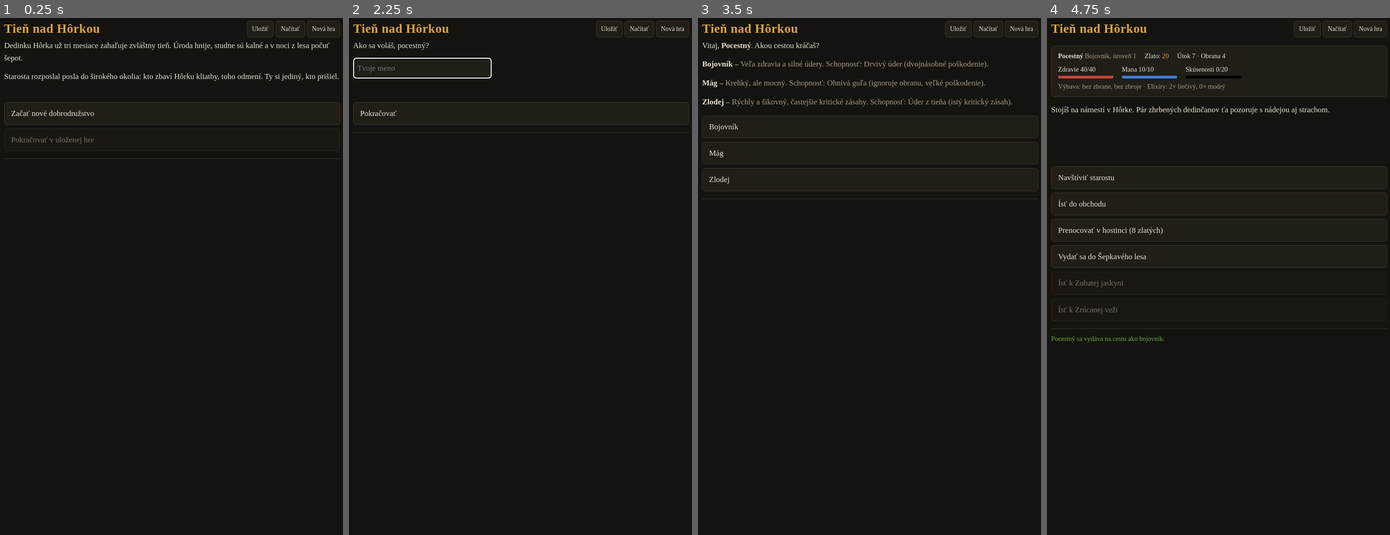
Above: before the commit, frames 1-4 (left to right).
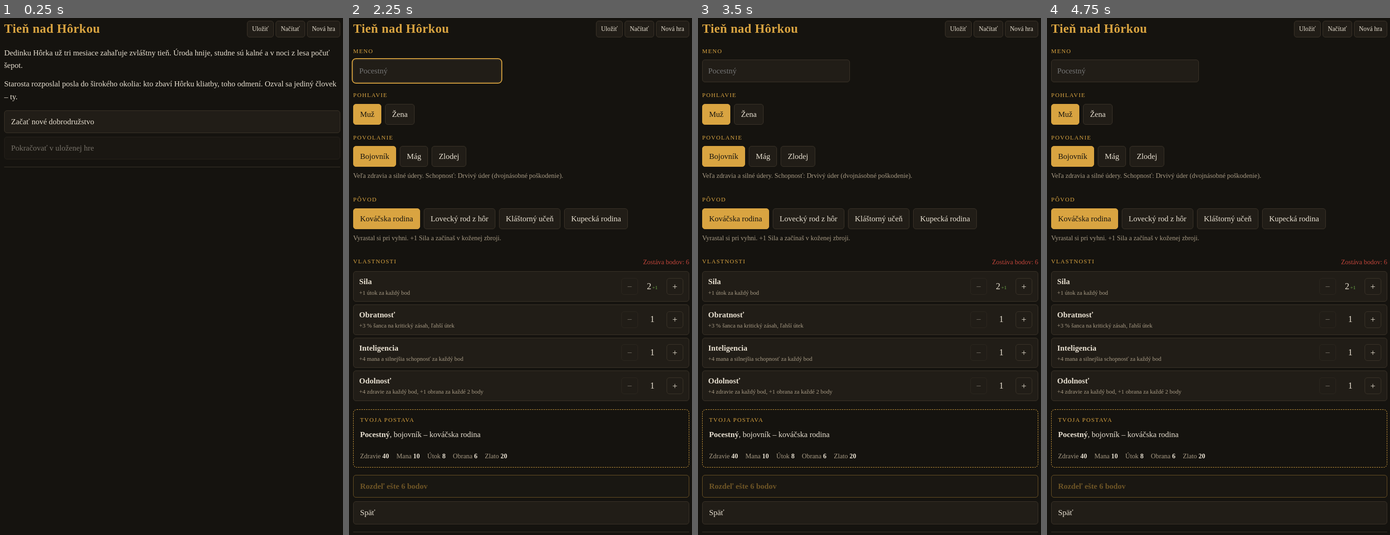
Above: after the commit, the same moments.

Repository: VajcorodTSM/Game
Game: browser game, page index.html
Same seed, same stepped clock (60 frames per second), same inputs: the game is played once before the commit and once after it.
Inputs:
- Up to frame 1 (0.25 s): no input
- Up to frame 2 (2.25 s): hold Down 1.03-1.3 s; tap Space at 1.1, 1.6, 2.1 s; hold Down 1.35-1.68 s; hold Down 1.73-2 s; click "Začať nové dobrodružstvo" at 2.02 s; hold Down from 2.05 s (still down)
- Up to frame 3 (3.5 s): release Down at 2.38 s; hold Down 2.43-2.7 s; tap Enter at 2.52 s; tap Space at 2.6, 3.1 s; hold Down 2.75-3.08 s; hold Down 3.13-3.4 s; hold Down from 3.45 s (still down)
- Up to frame 4 (4.75 s): tap Space at 3.6, 4.1, 4.6 s; release Down at 3.78 s; hold Down 3.83-4.1 s; hold Down 4.15-4.48 s; click "Bojovník" at 4.52 s; hold Down from 4.53 s (still down)

The runs differ from the first frame. In frame 1, 2.5% of the frame differs, in the area x 1-100%, y 4-29%; in frame 2, 5.9%; in frame 3, 6.9%; in frame 4, 7.5%, in the area x 1-100%, y 5-100%.

Commit message:
Pridať tvorbu postavy
Meno, pohlavie, povolanie, pôvod s bonusom a rozdelenie bodov do
vlastností so živým náhľadom. Vlastnosti ovplyvňujú súboj a texty
sa prispôsobujú pohlaviu postavy.

Co-Authored-By: Claude Opus 5.5 <noreply@anthropic.com>
Claude-Session: https://claude.ai/code/session_01HgpSTP9t9xnbA9kzDFUfaJ

Diff:
--- a/game.js
+++ b/game.js
@@ -10,22 +10,60 @@
 
 const CLASSES = {
   bojovnik: {
-    name: "Bojovník",
+    name: "Bojovník", nameF: "Bojovníčka",
     desc: "Veľa zdravia a silné údery. Schopnosť: Drvivý úder (dvojnásobné poškodenie).",
     hp: 40, mp: 10, atk: 7, def: 4,
     skill: { name: "Drvivý úder", cost: 4 },
   },
   mag: {
-    name: "Mág",
-    desc: "Krehký, ale mocný. Schopnosť: Ohnivá guľa (ignoruje obranu, veľké poškodenie).",
+    name: "Mág", nameF: "Mágička",
+    desc: "Málo zdravia, ale ničivé kúzla. Schopnosť: Ohnivá guľa (ignoruje obranu, veľké poškodenie).",
     hp: 26, mp: 30, atk: 4, def: 2,
     skill: { name: "Ohnivá guľa", cost: 6 },
   },
   zlodej: {
-    name: "Zlodej",
-    desc: "Rýchly a šikovný, častejšie kritické zásahy. Schopnosť: Úder z tieňa (istý kritický zásah).",
+    name: "Zlodej", nameF: "Zlodejka",
+    desc: "Rýchlosť a šikovnosť, častejšie kritické zásahy. Schopnosť: Úder z tieňa (istý kritický zásah).",
     hp: 32, mp: 16, atk: 6, def: 3,
     skill: { name: "Úder z tieňa", cost: 5 },
+  },
+};
+
+const ATTRS = {
+  sila: { name: "Sila", desc: "+1 útok za každý bod" },
+  obratnost: { name: "Obratnosť", desc: "+3 % šanca na kritický zásah, ľahší útek" },
+  inteligencia: { name: "Inteligencia", desc: "+4 mana a silnejšia schopnosť za každý bod" },
+  odolnost: { name: "Odolnosť", desc: "+4 zdravie za každý bod, +1 obrana za každé 2 body" },
+};
+const ATTR_BASE = 1;
+const ATTR_MAX = 5;
+const ATTR_POINTS = 6;
+
+const ORIGINS = {
+  kovac: {
+    name: "Kováčska rodina",
+    desc: "Vyrastal si pri vyhni. +1 Sila a začínaš v koženej zbroji.",
+    descF: "Vyrastala si pri vyhni. +1 Sila a začínaš v koženej zbroji.",
+    attr: "sila",
+    apply: (s) => { s.armor = "kozena"; },
+  },
+  lovec: {
+    name: "Lovecký rod z hôr",
+    desc: "Poznáš stopy aj byliny. +1 Obratnosť a 2 liečivé elixíry navyše.",
+    attr: "obratnost",
+    apply: (s) => { s.inv.liek += 2; },
+  },
+  klastor: {
+    name: "Kláštorný učeň",
+    desc: "Roky si študoval staré knihy. +1 Inteligencia a 2 modré elixíry.",
+    descF: "Roky si študovala staré knihy. +1 Inteligencia a 2 modré elixíry.",
+    attr: "inteligencia",
+    apply: (s) => { s.inv.mana += 2; },
+  },
+  kupec: {
+    name: "Kupecká rodina",
+    desc: "Peniaze otvárajú dvere. Začínaš so 60 zlatými namiesto 20.",
+    apply: (s) => { s.gold += 40; },
   },
 };
 
@@ -79,6 +117,9 @@
 const $ = (id) => document.getElementById(id);
 const rand = (a, b) => a + Math.floor(Math.random() * (b - a + 1));
 const xpNeeded = (lvl) => 20 + (lvl - 1) * 25;
+const g = (m, f) => (state && state.gender === "f" ? f : m);
+const attr = (k) => (state && state.attrs ? state.attrs[k] : ATTR_BASE);
+const className = (s) => (s.gender === "f" ? CLASSES[s.cls].nameF : CLASSES[s.cls].name);
 
 function totalAtk() {
   return state.atk + (state.weapon ? ITEMS[state.weapon].atk : 0);
@@ -107,7 +148,7 @@
   const pct = (a, b) => Math.max(0, Math.min(100, (a / b) * 100));
   el.innerHTML = `
     <div class="stat-row">
-      <div><strong>${escapeHtml(s.name)}</strong> <span class="muted">${CLASSES[s.cls].name}, úroveň ${s.level}</span></div>
+      <div><strong>${escapeHtml(s.name)}</strong> <span class="muted">${className(s)}${s.origin ? ` (${ORIGINS[s.origin].name})` : ""}, úroveň ${s.level}</span></div>
       <div>Zlato: <span style="color:var(--accent)">${s.gold}</span></div>
       <div>Útok ${totalAtk()} · Obrana ${totalDef()}</div>
     </div>
@@ -117,6 +158,9 @@
       <div>Skúsenosti ${s.xp}/${xpNeeded(s.level)}<div class="bar xp"><span style="width:${pct(s.xp, xpNeeded(s.level))}%"></span></div></div>
     </div>
     <div class="muted" style="margin-top:6px">
+      ${Object.entries(ATTRS).map(([k, a]) => `${a.name} ${attr(k)}`).join(" · ")}
+    </div>
+    <div class="muted">
       Výbava: ${s.weapon ? ITEMS[s.weapon].name : "bez zbrane"}, ${s.armor ? ITEMS[s.armor].name : "bez zbroje"} ·
       Elixíry: ${s.inv.liek || 0}× liečivý, ${s.inv.mana || 0}× modrý
     </div>`;
@@ -146,13 +190,14 @@
 
 function startScreen() {
   state = null;
+  draft = null;
   combat = null;
   $("log").innerHTML = "";
   const hasSave = !!safeGet();
   show(
     [
       "Dedinku Hôrka už tri mesiace zahaľuje zvláštny tieň. Úroda hnije, studne sú kalné a v noci z lesa počuť šepot.",
-      "Starosta rozposlal posla do širokého okolia: kto zbaví Hôrku kliatby, toho odmení. Ty si jediný, kto prišiel.",
+      "Starosta rozposlal posla do širokého okolia: kto zbaví Hôrku kliatby, toho odmení. Ozval sa jediný človek – ty.",
     ],
     [
       { label: "Začať nové dobrodružstvo", action: chooseName },
@@ -161,39 +206,182 @@
   );
 }
 
+// ---------- Tvorba postavy ----------
+
+let draft = null;
+
+function newDraft() {
+  return {
+    name: "",
+    gender: "m",
+    cls: "bojovnik",
+    origin: "kovac",
+    attrs: Object.fromEntries(Object.keys(ATTRS).map((k) => [k, ATTR_BASE])),
+  };
+}
+
+function pointsLeft(d) {
+  const used = Object.values(d.attrs).reduce((a, v) => a + (v - ATTR_BASE), 0);
+  return ATTR_POINTS - used;
+}
+
+function buildCharacter(d) {
+  const s = newState(d.cls);
+  s.name = d.name.trim() || (d.gender === "f" ? "Pocestná" : "Pocestný");
+  s.gender = d.gender;
+  s.origin = d.origin;
+  const o = ORIGINS[d.origin];
+  const a = { ...d.attrs };
+  if (o.attr) a[o.attr] += 1;
+  s.attrs = a;
+  s.atk += a.sila - ATTR_BASE;
+  s.maxHp += (a.odolnost - ATTR_BASE) * 4;
+  s.def += Math.floor((a.odolnost - ATTR_BASE) / 2);
+  s.maxMp += (a.inteligencia - ATTR_BASE) * 4;
+  s.hp = s.maxHp;
+  s.mp = s.maxMp;
+  o.apply(s);
+  return s;
+}
+
+function optionGroup(field, options) {
+  return `<div class="opts" role="group">${options.map(([val, label]) =>
+    `<button type="button" class="opt" data-field="${field}" data-val="${val}" aria-pressed="${draft[field] === val}">${label}</button>`
+  ).join("")}</div>`;
+}
+
 function chooseName() {
-  $("story").innerHTML = `<p>Ako sa voláš, pocestný?</p>
-    <p><input id="name-input" maxlength="20" placeholder="Tvoje meno"
-      style="font:inherit;padding:8px;border-radius:6px;border:1px solid var(--border);background:var(--panel);color:var(--text);width:100%;max-width:300px"></p>`;
+  draft = newDraft();
+  renderCreation();
+  const input = $("name-input");
+  if (input) input.focus();
+}
+
+function renderCreation() {
+  const d = draft;
+  const f = d.gender === "f";
+  const left = pointsLeft(d);
+  const preview = buildCharacter(d);
+  const c = CLASSES[d.cls];
+  const o = ORIGINS[d.origin];
+  const originDesc = f && o.descF ? o.descF : o.desc;
+
+  $("story").innerHTML = `
+    <div class="creation">
+      <section>
+        <h2>Meno</h2>
+        <input id="name-input" class="text-input" maxlength="20" placeholder="${f ? "Pocestná" : "Pocestný"}" value="${escapeHtml(d.name)}" autocomplete="off">
+      </section>
+
+      <section>
+        <h2>Pohlavie</h2>
+        ${optionGroup("gender", [["m", "Muž"], ["f", "Žena"]])}
+      </section>
+
+      <section>
+        <h2>Povolanie</h2>
+        ${optionGroup("cls", Object.entries(CLASSES).map(([k, x]) => [k, f ? x.nameF : x.name]))}
+        <p class="hint">${c.desc}</p>
+      </section>
+
+      <section>
+        <h2>Pôvod</h2>
+        ${optionGroup("origin", Object.entries(ORIGINS).map(([k, x]) => [k, x.name]))}
+        <p class="hint">${originDesc}</p>
+      </section>
+
+      <section>
+        <h2>Vlastnosti <span class="points ${left === 0 ? "done" : ""}">Zostáva bodov: ${left}</span></h2>
+        <div class="attrs">
+          ${Object.entries(ATTRS).map(([k, a]) => {
+            const bonus = o.attr === k ? 1 : 0;
+            return `<div class="attr-row">
+              <div class="attr-info"><strong>${a.name}</strong><span class="hint">${a.desc}</span></div>
+              <div class="attr-ctrl">
+                <button type="button" class="step" data-attr="${k}" data-delta="-1" aria-label="Znížiť ${a.name}" ${d.attrs[k] <= ATTR_BASE ? "disabled" : ""}>−</button>
+                <span class="attr-val">${d.attrs[k] + bonus}${bonus ? '<small>+1</small>' : ""}</span>
+                <button type="button" class="step" data-attr="${k}" data-delta="1" aria-label="Zvýšiť ${a.name}" ${left <= 0 || d.attrs[k] >= ATTR_MAX ? "disabled" : ""}>+</button>
+              </div>
+            </div>`;
+          }).join("")}
+        </div>
+      </section>
+
+      <section class="preview">
+        <h2>Tvoja postava</h2>
+        <p><strong>${escapeHtml(preview.name)}</strong>, ${className(preview).toLowerCase()} – ${o.name.toLowerCase()}</p>
+        <div class="preview-stats">
+          <span>Zdravie <b>${preview.maxHp}</b></span>
+          <span>Mana <b>${preview.maxMp}</b></span>
+          <span>Útok <b>${preview.atk + (preview.weapon ? ITEMS[preview.weapon].atk : 0)}</b></span>
+          <span>Obrana <b>${preview.def + (preview.armor ? ITEMS[preview.armor].def : 0)}</b></span>
+          <span>Zlato <b>${preview.gold}</b></span>
+        </div>
+      </section>
+    </div>`;
+
   const box = $("choices");
   box.innerHTML = "";
-  const b = document.createElement("button");
-  b.type = "button";
-  b.textContent = "Pokračovať";
-  const submit = () => {
-    const name = ($("name-input").value || "").trim() || "Pocestný";
-    chooseClass(name);
-  };
-  b.addEventListener("click", submit);
-  box.appendChild(b);
+  const startBtn = document.createElement("button");
+  startBtn.type = "button";
+  startBtn.className = "primary";
+  startBtn.textContent = left > 0 ? `Rozdeľ ešte ${left} ${left === 1 ? "bod" : left < 5 ? "body" : "bodov"}` : "Začať dobrodružstvo";
+  startBtn.disabled = left > 0;
+  startBtn.addEventListener("click", finishCreation);
+  box.appendChild(startBtn);
+  const back = document.createElement("button");
+  back.type = "button";
+  back.textContent = "Späť";
+  back.addEventListener("click", startScreen);
+  box.appendChild(back);
+
   const input = $("name-input");
-  input.addEventListener("keydown", (e) => { if (e.key === "Enter") submit(); });
-  input.focus();
-}
-
-function chooseClass(name) {
+  input.addEventListener("input", () => {
+    draft.name = input.value;
+    const p = document.querySelector(".preview p strong");
+    if (p) p.textContent = draft.name.trim() || (draft.gender === "f" ? "Pocestná" : "Pocestný");
+  });
+  input.addEventListener("keydown", (e) => { if (e.key === "Enter") input.blur(); });
+
+  $("story").querySelectorAll(".opt").forEach((b) => b.addEventListener("click", () => {
+    draft[b.dataset.field] = b.dataset.val;
+    rerenderCreation(b);
+  }));
+  $("story").querySelectorAll(".step").forEach((b) => b.addEventListener("click", () => {
+    const k = b.dataset.attr;
+    const delta = Number(b.dataset.delta);
+    const next = draft.attrs[k] + delta;
+    if (next < ATTR_BASE || next > ATTR_MAX) return;
+    if (delta > 0 && pointsLeft(draft) <= 0) return;
+    draft.attrs[k] = next;
+    rerenderCreation(b);
+  }));
+}
+
+// Prekreslí formulár a vráti fokus na rovnaké tlačidlo (dôležité pre klávesnicu).
+function rerenderCreation(btn) {
+  const sel = btn.dataset.attr
+    ? `.step[data-attr="${btn.dataset.attr}"][data-delta="${btn.dataset.delta}"]`
+    : `.opt[data-field="${btn.dataset.field}"][data-val="${btn.dataset.val}"]`;
+  const hadFocus = document.activeElement === btn;
+  renderCreation();
+  if (hadFocus) {
+    const again = document.querySelector(sel);
+    if (again && !again.disabled) again.focus();
+  }
+}
+
+function finishCreation() {
+  if (pointsLeft(draft) > 0) return;
+  state = buildCharacter(draft);
+  draft = null;
+  log(`${state.name} sa vydáva na cestu – ${className(state).toLowerCase()}, ${ORIGINS[state.origin].name.toLowerCase()}.`, "good");
   show(
-    [`Vitaj, <strong>${escapeHtml(name)}</strong>. Akou cestou kráčaš?`,
-      ...Object.values(CLASSES).map((c) => `<strong>${c.name}</strong> – <span class="muted">${c.desc}</span>`)],
-    Object.entries(CLASSES).map(([key, c]) => ({
-      label: c.name,
-      action: () => {
-        state = newState(key);
-        state.name = name;
-        log(`${name} sa vydáva na cestu ako ${c.name.toLowerCase()}.`, "good");
-        go("dedina");
-      },
-    }))
+    [
+      `Tvoja cesta do Hôrky trvala tri dni. Keď konečne ${g("vyšiel", "vyšla")} z lesa, uvidel${g("", "a")} si dedinku zahalenú sivým oparom, hoci všade okolo svietilo slnko.`,
+      `Pri bráne ťa čaká starosta Ondrej. „Takže ty si ${g("ten", "tá")}, ${g("ktorý", "ktorá")} nás zachráni?“ Premeria si ťa od hlavy po päty. „Poď, ukážem ti dedinu.“`,
+    ],
+    [{ label: "Vstúpiť do Hôrky", action: () => go("dedina") }]
   );
 }
 
@@ -218,7 +406,7 @@
     const f = state.flags;
     let text;
     if (f.won) {
-      text = ["Starosta Ondrej ťa objíme. „Si hrdina Hôrky! Tvoje meno budú spievať ešte naši vnuci.“"];
+      text = [`Starosta Ondrej ťa objíme. „Si ${g("hrdina", "hrdinka")} Hôrky! Tvoje meno budú spievať ešte naši vnuci.“`];
     } else if (f.chiefDead && !f.towerKnown) {
       f.towerKnown = true;
       text = [
@@ -227,14 +415,14 @@
         "Starosta ti do dlane vloží 30 zlatých. „Na lepšiu výzbroj. Budeš ju potrebovať.“",
       ];
       state.gold += 30;
-      log("Dostal si 30 zlatých. Objavená lokalita: Zrúcaná veža.", "gold");
+      log(`${g("Dostal", "Dostala")} si 30 zlatých. Objavená lokalita: Zrúcaná veža.`, "gold");
     } else if (f.towerKnown) {
-      text = ["„Morvent čaká vo veži,“ hovorí starosta. „Choď, až budeš pripravený. A vezmi si elixíry.“"];
+      text = [`„Morvent čaká vo veži,“ hovorí starosta. „Choď, až budeš ${g("pripravený", "pripravená")}. A vezmi si elixíry.“`];
     } else if (f.caveKnown) {
       text = ["„Goblini zo Zubatej jaskyne kradnú naše ovce,“ vzdychá starosta. „Ich náčelník Gruzz má niečo spoločné s tým tieňom, som si istý.“"];
     } else {
       text = [
-        "Starosta Ondrej je starý muž s unavenými očami. „Vďaka, že si prišiel,“ povie.",
+        `Starosta Ondrej je starý muž s unavenými očami. „Vďaka, že si ${g("prišiel", "prišla")},“ povie.`,
         "„Všetko začalo, keď sa v lese objavili goblini. Drevorubači hovoria, že ich stopy vedú k nejakej jaskyni. Preskúmaj Šepkavý les a nájdi ju.“",
       ];
       f.quest = true;
@@ -279,7 +467,7 @@
         disabled: !(f.caveDepth >= 2),
         action: () => startCombat("nacelnik", () => {
           f.chiefDead = true;
-          log("Našiel si zvláštny čierny amulet. Možno o ňom niečo vie starosta.", "good");
+          log(`${g("Našiel", "Našla")} si zvláštny čierny amulet. Možno o ňom niečo vie starosta.`, "good");
           go("jaskyna");
         }),
       });
@@ -326,7 +514,7 @@
     show(
       [
         "Na vrchole veže stojí vysoká postava v plášti z tieňov. Oči jej žiaria fialovým svetlom.",
-        "„Ďalší hrdina,“ zasyčí Morvent. „Hôrka ma vyhnala. Teraz bude patriť mne – navždy.“",
+        `„${g("Ďalší hrdina", "Ďalšia hrdinka")},“ zasyčí Morvent. „Hôrka ma vyhnala. Teraz bude patriť mne – navždy.“`,
       ],
       [
         { label: "Bojovať!", action: () => startCombat("mag", victory) },
@@ -352,7 +540,7 @@
   state.gold -= 8;
   state.hp = state.maxHp;
   state.mp = state.maxMp;
-  log("Vyspal si sa v hostinci U Zlatého klasu. Zdravie a mana sú obnovené.", "good");
+  log(`${g("Vyspal", "Vyspala")} si sa v hostinci U Zlatého klasu. Zdravie a mana sú obnovené.`, "good");
   go("dedina");
 }
 
@@ -363,7 +551,7 @@
   if (it.slot === "weapon") state.weapon = key;
   else if (it.slot === "armor") state.armor = key;
   else state.inv[key] = (state.inv[key] || 0) + 1;
-  log(`Kúpil si: ${it.name}.`, "gold");
+  log(`${g("Kúpil", "Kúpila")} si: ${it.name}.`, "gold");
   go("obchod");
 }
 
@@ -389,15 +577,15 @@
     const foes = state.level >= 3 ? ["vlk", "pavuk", "bandita"] : ["vlk", "pavuk"];
     startCombat(foes[rand(0, foes.length - 1)], () => go("les"));
   } else if (roll < 0.8) {
-    const g = rand(3, 10);
-    state.gold += g;
-    log(`Pod koreňom starého duba si našiel mešec s ${g} zlatými.`, "gold");
-    show(["Narazil si na opustený tábor. V popole sa niečo zaleskne – mešec so zlatom!"],
+    const found = rand(3, 10);
+    state.gold += found;
+    log(`Pod koreňom starého duba si ${g("našiel", "našla")} mešec s ${found} zlatými.`, "gold");
+    show([`${g("Narazil", "Narazila")} si na opustený tábor. V popole sa niečo zaleskne – mešec so zlatom!`],
       [{ label: "Pokračovať", action: () => go("les") }]);
   } else {
     const heal = rand(6, 12);
     state.hp = Math.min(state.maxHp, state.hp + heal);
-    log(`Natrhal si liečivé byliny a obnovil ${heal} zdravia.`, "good");
+    log(`${g("Natrhal", "Natrhala")} si liečivé byliny a ${g("obnovil", "obnovila")} ${heal} zdravia.`, "good");
     show(["Na čistinke rastú liečivé byliny. Rozžuješ pár lístkov a cítiš sa lepšie."],
       [{ label: "Pokračovať", action: () => go("les") }]);
   }
@@ -408,7 +596,7 @@
   f.caveDepth = (f.caveDepth || 0) + 1;
   if (Math.random() < 0.15) {
     state.inv.liek = (state.inv.liek || 0) + 1;
-    log("V goblinskej skrýši si našiel Liečivý elixír.", "good");
+    log(`V goblinskej skrýši si ${g("našiel", "našla")} Liečivý elixír.`, "good");
     show(["Za balvanom nájdeš goblinskú skrýšu. Väčšinou haraburdie, ale jeden elixír je celý!"],
       [{ label: "Pokračovať", action: () => go("jaskyna") }]);
     return;
@@ -459,42 +647,43 @@
   combat.defending = false;
 
   if (action === "attack") {
-    const critChance = state.cls === "zlodej" ? 0.25 : 0.1;
+    const critChance = (state.cls === "zlodej" ? 0.25 : 0.1) + (attr("obratnost") - ATTR_BASE) * 0.03;
     const crit = Math.random() < critChance;
     const d = damage(totalAtk(), e.def, crit);
     e.hp -= d;
-    lines.push(crit ? `Kritický zásah! Udelil si ${d} poškodenia.` : `Zasiahol si nepriateľa za ${d}.`);
+    lines.push(crit ? `Kritický zásah! ${g("Udelil", "Udelila")} si ${d} poškodenia.` : `${g("Zasiahol", "Zasiahla")} si nepriateľa za ${d}.`);
   } else if (action === "skill") {
     state.mp -= sk.cost;
     let d;
     if (state.cls === "bojovnik") d = damage(totalAtk(), e.def) * 2;
     else if (state.cls === "mag") d = totalAtk() + 8 + state.level * 2 + rand(0, 4);
     else d = damage(totalAtk(), e.def, true) + 2;
+    d += attr("inteligencia") - ATTR_BASE;
     e.hp -= d;
-    lines.push(`${sk.name}! Udelil si ${d} poškodenia.`);
+    lines.push(`${sk.name}! ${g("Udelil", "Udelila")} si ${d} poškodenia.`);
   } else if (action === "defend") {
     combat.defending = true;
     const r = 2 + Math.floor(state.maxMp / 10);
     state.mp = Math.min(state.maxMp, state.mp + r);
-    lines.push(`Zaujal si obranný postoj a sústredil sa (+${r} many).`);
+    lines.push(`${g("Zaujal", "Zaujala")} si obranný postoj a ${g("sústredil", "sústredila")} sa (+${r} many).`);
   } else if (action === "potion") {
     state.inv.liek--;
     const before = state.hp;
     state.hp = Math.min(state.maxHp, state.hp + 20);
-    lines.push(`Vypil si liečivý elixír (+${state.hp - before} zdravia).`);
+    lines.push(`${g("Vypil", "Vypila")} si liečivý elixír (+${state.hp - before} zdravia).`);
   } else if (action === "mana") {
     state.inv.mana--;
     const before = state.mp;
     state.mp = Math.min(state.maxMp, state.mp + 15);
-    lines.push(`Vypil si modrý elixír (+${state.mp - before} many).`);
+    lines.push(`${g("Vypil", "Vypila")} si modrý elixír (+${state.mp - before} many).`);
   } else if (action === "flee") {
-    if (Math.random() < 0.6) {
+    if (Math.random() < 0.5 + attr("obratnost") * 0.05) {
       log("Podarilo sa ti utiecť.");
       combat = null;
       SCENES[state.scene]();
       return;
     }
-    lines.push("Pokúsil si sa utiecť, ale nepriateľ ti zahradil cestu!");
+    lines.push(`${g("Pokúsil", "Pokúsila")} si sa utiecť, ale nepriateľ ti zahradil cestu!`);
   }
 
   lines.forEach((l) => log(l));
@@ -529,14 +718,14 @@
   state.xp += e.xp;
   const onWin = combat.onWin;
   combat = null;
-  log(`Porazil si: ${e.name}. +${e.xp} skúseností, +${gold} zlatých.`, "gold");
+  log(`${g("Porazil", "Porazila")} si: ${e.name}. +${e.xp} skúseností, +${gold} zlatých.`, "gold");
   if (Math.random() < 0.2 && !e.final) {
     state.inv.liek = (state.inv.liek || 0) + 1;
     log("Nepriateľ mal pri sebe Liečivý elixír!", "good");
   }
   checkLevelUp();
   if (e.final) return onWin();
-  show([`<span class="enemy">${e.name}</span> padol k zemi. Zvíťazil si!`],
+  show([`<span class="enemy">${e.name}</span> padol k zemi. ${g("Zvíťazil", "Zvíťazila")} si!`],
     [{ label: "Pokračovať", action: onWin }]);
 }
 
@@ -544,14 +733,14 @@
   while (state.xp >= xpNeeded(state.level)) {
     state.xp -= xpNeeded(state.level);
     state.level++;
-    const g = { bojovnik: [8, 2, 2, 1], mag: [5, 6, 1, 1], zlodej: [6, 3, 2, 1] }[state.cls];
-    state.maxHp += g[0];
-    state.maxMp += g[1];
-    state.atk += g[2];
-    state.def += g[3];
+    const gain = { bojovnik: [8, 2, 2, 1], mag: [5, 6, 1, 1], zlodej: [6, 3, 2, 1] }[state.cls];
+    state.maxHp += gain[0];
+    state.maxMp += gain[1];
+    state.atk += gain[2];
+    state.def += gain[3];
     state.hp = state.maxHp;
     state.mp = state.maxMp;
-    log(`Postúpil si na úroveň ${state.level}! Si silnejší a plne zregenerovaný.`, "good");
+    log(`${g("Postúpil", "Postúpila")} si na úroveň ${state.level}! Si ${g("silnejší a plne zregenerovaný", "silnejšia a plne zregenerovaná")}.`, "good");
   }
 }
 
@@ -562,7 +751,7 @@
   show(
     [
       "Svet sa ti zatmie pred očami. Padáš na zem a tieň sa nad tebou zatvára…",
-      "<strong>Prehral si.</strong>",
+      `<strong>${g("Prehral", "Prehrala")} si.</strong>`,
     ],
     [
       { label: "Prebudiť sa v dedine (stratíš polovicu zlata)", action: () => {
@@ -586,7 +775,7 @@
     [
       "Morvent vykríkne a jeho telo sa rozpadne na čierny prach. Tieň nad krajinou sa trhá ako starý závoj a dnu prenikne slnko.",
       "Keď sa vrátiš do Hôrky, celá dedina ťa víta s kvetmi a spevom. Studne sú opäť čisté a polia zelené.",
-      `<strong>Gratulujem, ${escapeHtml(state.name)}! Dohral si hru na úrovni ${state.level}.</strong>`,
+      `<strong>Gratulujem, ${escapeHtml(state.name)}! ${g("Dohral", "Dohrala")} si hru na úrovni ${state.level}.</strong>`,
     ],
     [
       { label: "Vrátiť sa do dediny", action: () => go("dedina") },
--- a/style.css
+++ b/style.css
@@ -24,7 +24,7 @@
   padding-left: max(16px, env(safe-area-inset-left, 0px));
   padding-right: max(16px, env(safe-area-inset-right, 0px));
 }
-header { display: flex; flex-wrap: wrap; align-items: center; justify-content: space-between; gap: 8px; }
+header { margin-bottom: 16px; display: flex; flex-wrap: wrap; align-items: center; justify-content: space-between; gap: 8px; }
 h1 { margin: 0; color: var(--accent); font-size: 1.7rem; letter-spacing: .5px; }
 .menu button { font-size: .85rem; padding: 6px 10px; }
 button {
@@ -72,3 +72,79 @@
 #log .good { color: var(--xp); }
 #log .bad { color: var(--hp); }
 #log .gold { color: var(--accent); }
+
+/* ---------- Tvorba postavy ---------- */
+.creation { display: grid; gap: 18px; }
+.creation section { display: grid; gap: 8px; min-width: 0; }
+.creation h2 {
+  margin: 0;
+  font-size: .8rem;
+  font-weight: normal;
+  text-transform: uppercase;
+  letter-spacing: .12em;
+  color: var(--accent);
+  display: flex;
+  flex-wrap: wrap;
+  justify-content: space-between;
+  gap: 8px;
+}
+.creation .hint { margin: 0; color: var(--muted); font-size: .9rem; }
+.text-input {
+  font: inherit;
+  padding: 10px 12px;
+  border-radius: 6px;
+  border: 1px solid var(--border);
+  background: var(--panel);
+  color: var(--text);
+  width: 100%;
+  max-width: 320px;
+}
+.text-input:focus { outline: 2px solid var(--accent); outline-offset: 1px; }
+.opts { display: flex; flex-wrap: wrap; gap: 8px; }
+.opt { padding: 8px 14px; }
+.opt[aria-pressed="true"] {
+  border-color: var(--accent);
+  color: var(--bg);
+  background: var(--accent);
+}
+.opt[aria-pressed="true"]:hover { color: var(--bg); }
+.points { color: var(--hp); text-transform: none; letter-spacing: 0; font-size: .9rem; }
+.points.done { color: var(--xp); }
+.attrs { display: grid; gap: 6px; }
+.attr-row {
+  display: flex;
+  align-items: center;
+  justify-content: space-between;
+  gap: 12px;
+  padding: 8px 12px;
+  background: var(--panel);
+  border: 1px solid var(--border);
+  border-radius: 6px;
+}
+.attr-info { display: grid; min-width: 0; }
+.attr-info .hint { font-size: .8rem; }
+.attr-ctrl { display: flex; align-items: center; gap: 8px; flex-shrink: 0; }
+.step {
+  width: 36px;
+  height: 36px;
+  padding: 0;
+  text-align: center;
+  font-size: 1.2rem;
+  line-height: 1;
+}
+.attr-val {
+  min-width: 2.4em;
+  text-align: center;
+  font-size: 1.2rem;
+  font-variant-numeric: tabular-nums;
+}
+.attr-val small { color: var(--xp); font-size: .7rem; margin-left: 2px; }
+.preview {
+  padding: 12px 14px;
+  border: 1px dashed var(--accent);
+  border-radius: 8px;
+}
+.preview p { margin: 0; }
+.preview-stats { display: flex; flex-wrap: wrap; gap: 4px 16px; color: var(--muted); font-size: .9rem; }
+.preview-stats b { color: var(--text); font-variant-numeric: tabular-nums; }
+button.primary { border-color: var(--accent); color: var(--accent); font-weight: bold; }
